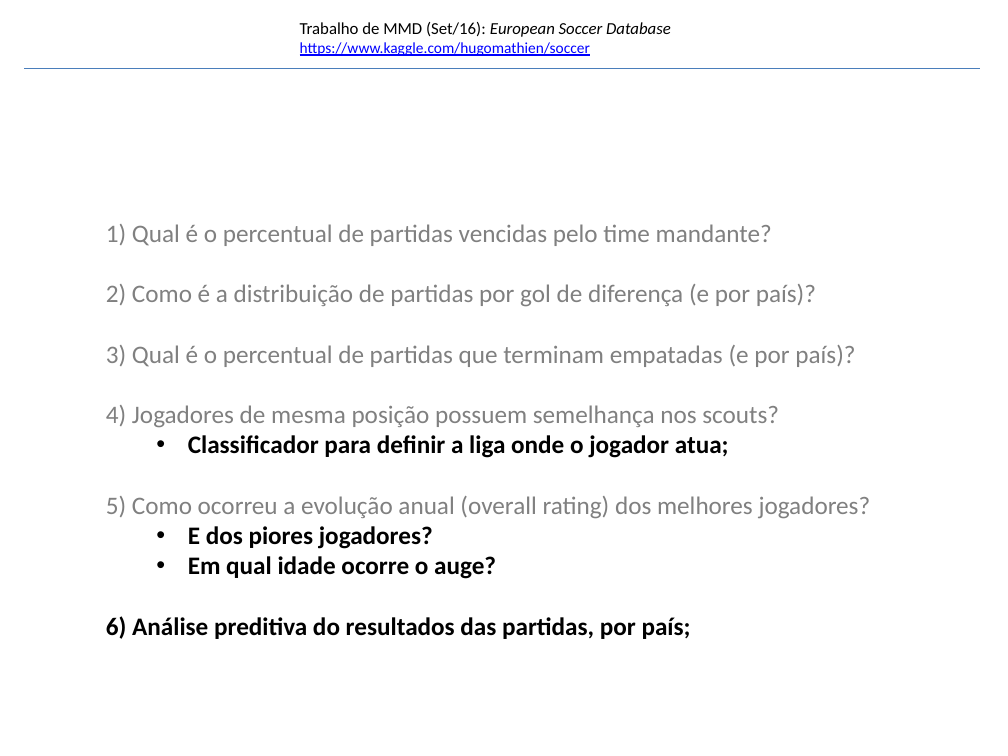
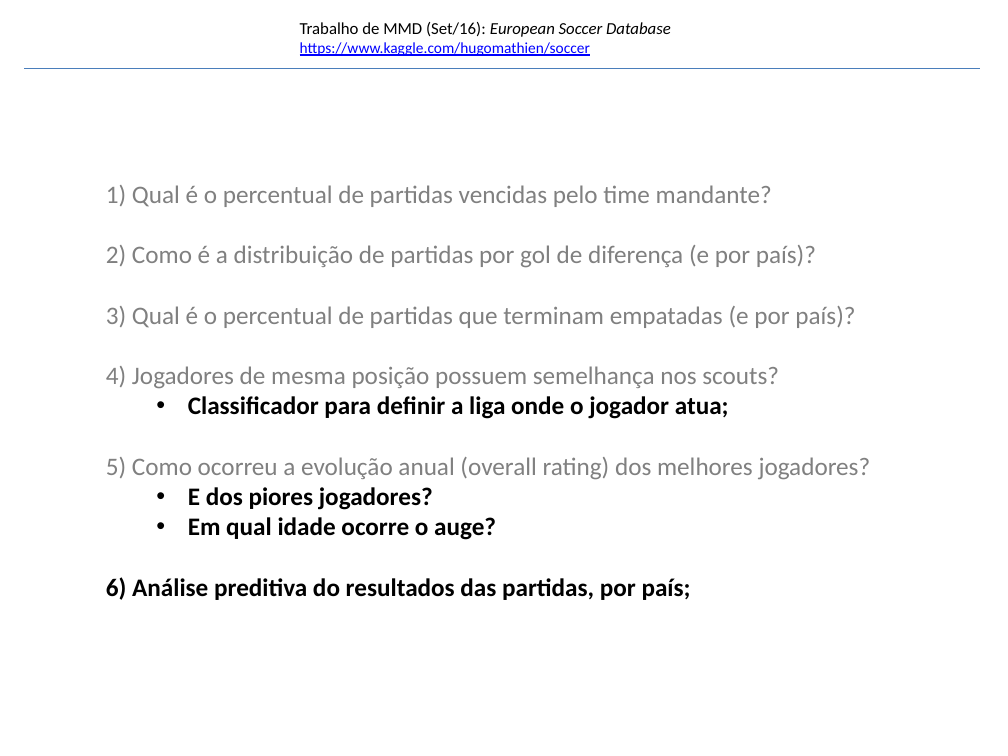
Before and after one commit to errearanhas/disciplina_MMD, a slide deck: slide 27 of trabalho_MMD.pptx (slide 26 before the commit). Drawn at 1008x756 pixels with LibreOffice and Linux fonts; fonts in the diff are those of the drawing; background and template pictures are left out. Boxes give left, top, right and bottom in pixels: in the first picture for what was removed or moved away, otherwise in the second. Text is boxed around its words. In the diff, an @@ line names an element or a change of style, - is before the commit and + after.

```diff
--- a/trabalho_MMD.pptx
+++ b/trabalho_MMD.pptx
@@ text "1) Qual é o percentual ...": place and size @@
-text "1) Qual é o percentual ..." at (106,224,871,639)
+text "1) Qual é o percentual ..." at (106,185,871,600)
```
Also in this commit, not shown: 7 other slides changed, 2 slides added, 1 slide removed.
